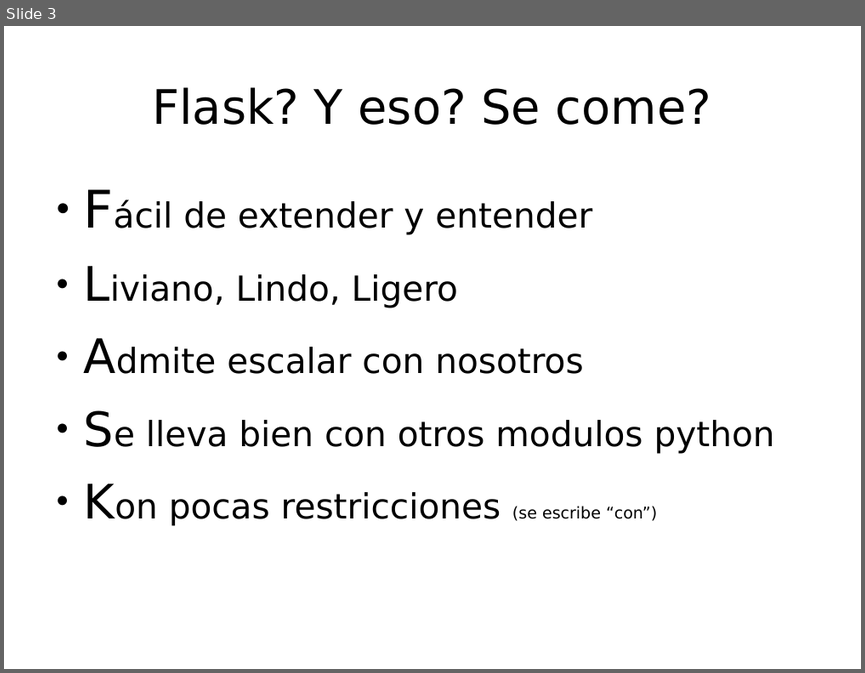
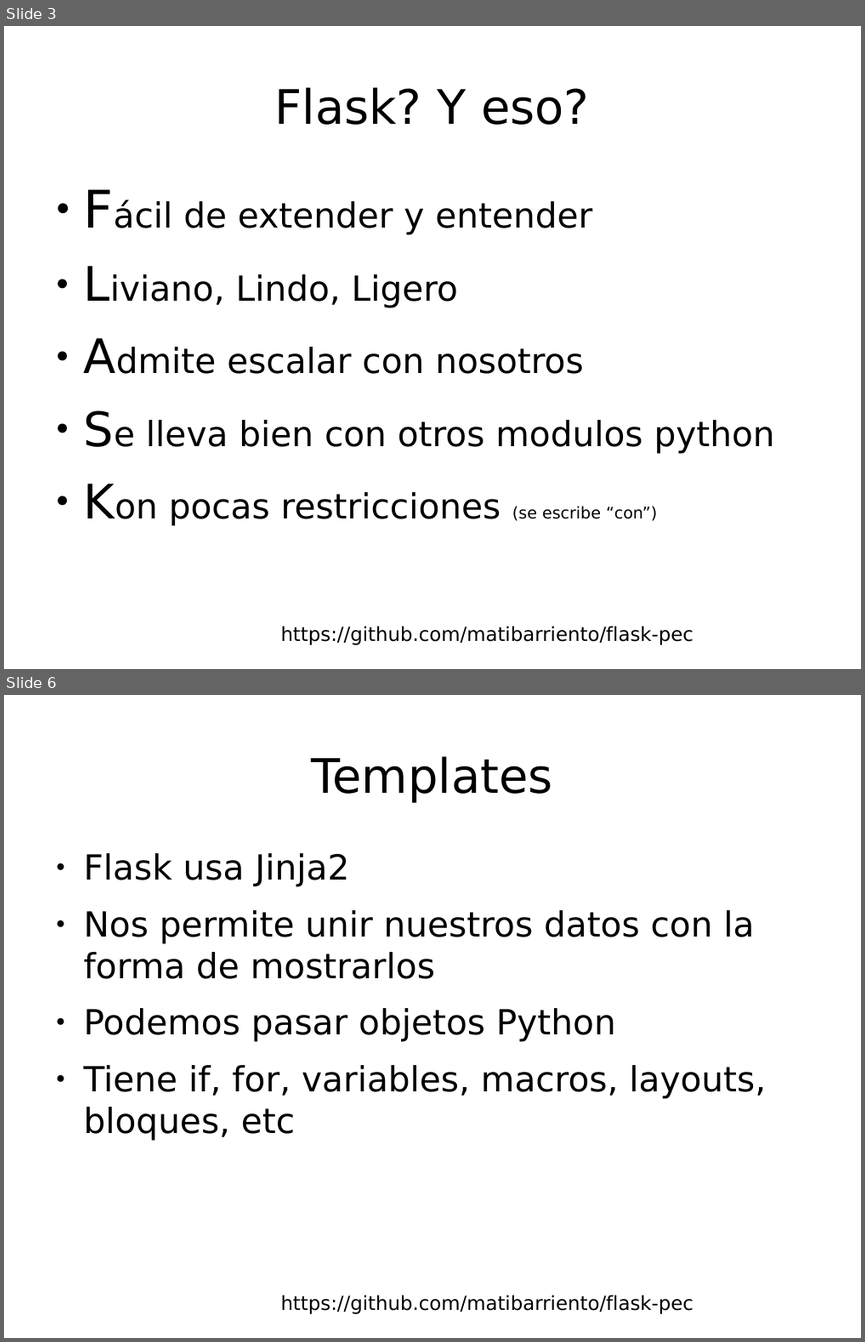
Before and after one commit to matibarriento/flask-pec, a slide deck: flaskpec.odp. Shown one above the other, each under a label of ours: slide 3 before the commit, slides 3 and 6 after it; the slides between them are not shown. The pictures are 865x673 and 865x1342 pixels, drawn with LibreOffice and Linux fonts; fonts in the diff are those of the drawing; background and template pictures are left out. Boxes give left, top, right and bottom in pixels: in the first picture for what was removed or moved away, otherwise in the second. Text is boxed around its words. In the diff, an @@ line names an element or a change of style, - is before the commit and + after.

```diff
--- a/flaskpec.odp
+++ b/flaskpec.odp
@@ slide 6 added at (4, 695, 861, 1338), background #FFFFFF; not listed: 1 template element that a slide beside it also shows @@
@@ title added at (312, 756, 553, 803), 44 pt, text #000000 @@
+Templates
@@ text added at (84, 853, 766, 1140), 32 pt, text #000000 @@
+● Flask usa Jinja2
+● Nos permite unir nuestros datos con la forma de mostrarlos
+● Podemos pasar objetos Python
+● Tiene if, for, variables, macros, layouts, bloques, etc
@@ slide 3 changed as well @@
@@ title at (275, 87, 589, 125): text changed @@
-Flask? Y eso? Se come?
+Flask? Y eso?
@@ text added at (281, 625, 693, 645), 18 pt, text #000000 @@
+https://github.com/matibarriento/flask-pec
```
Also in this commit, not shown: 2 other slides changed, 12 other slides added, 1 slide removed.
